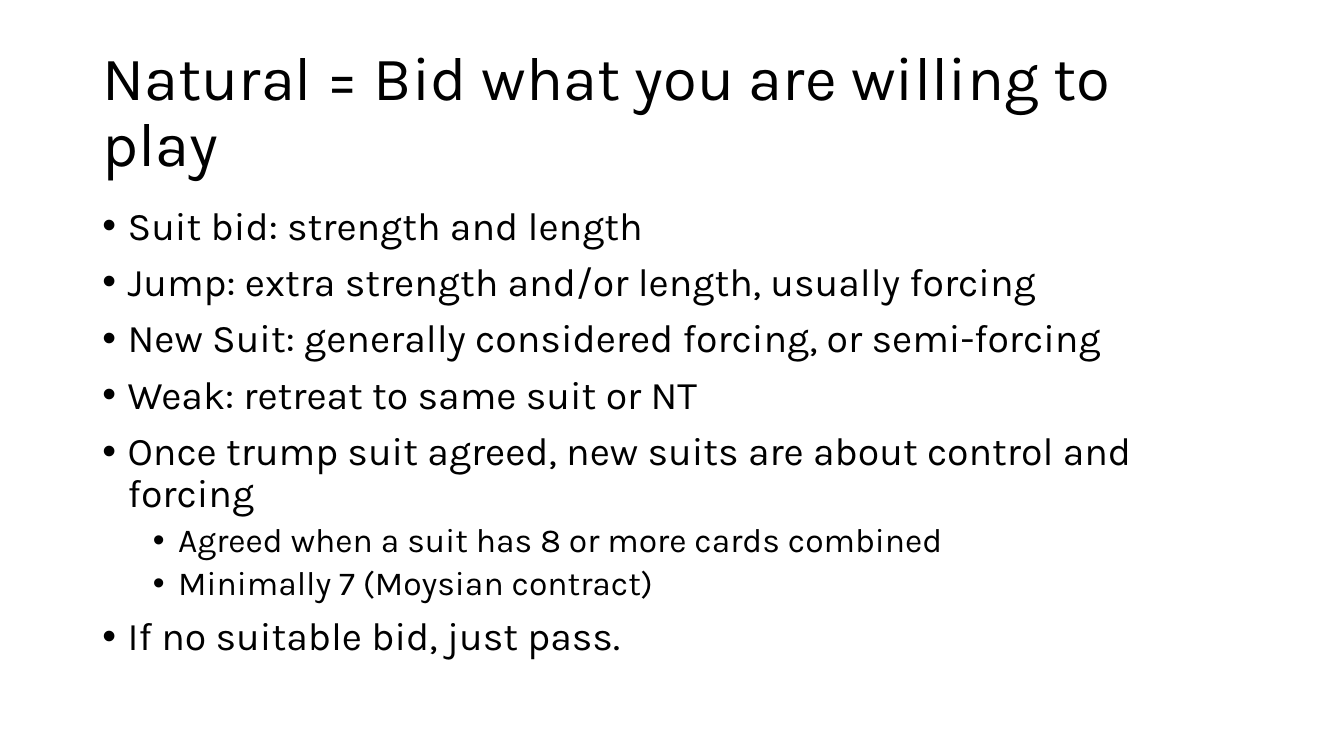
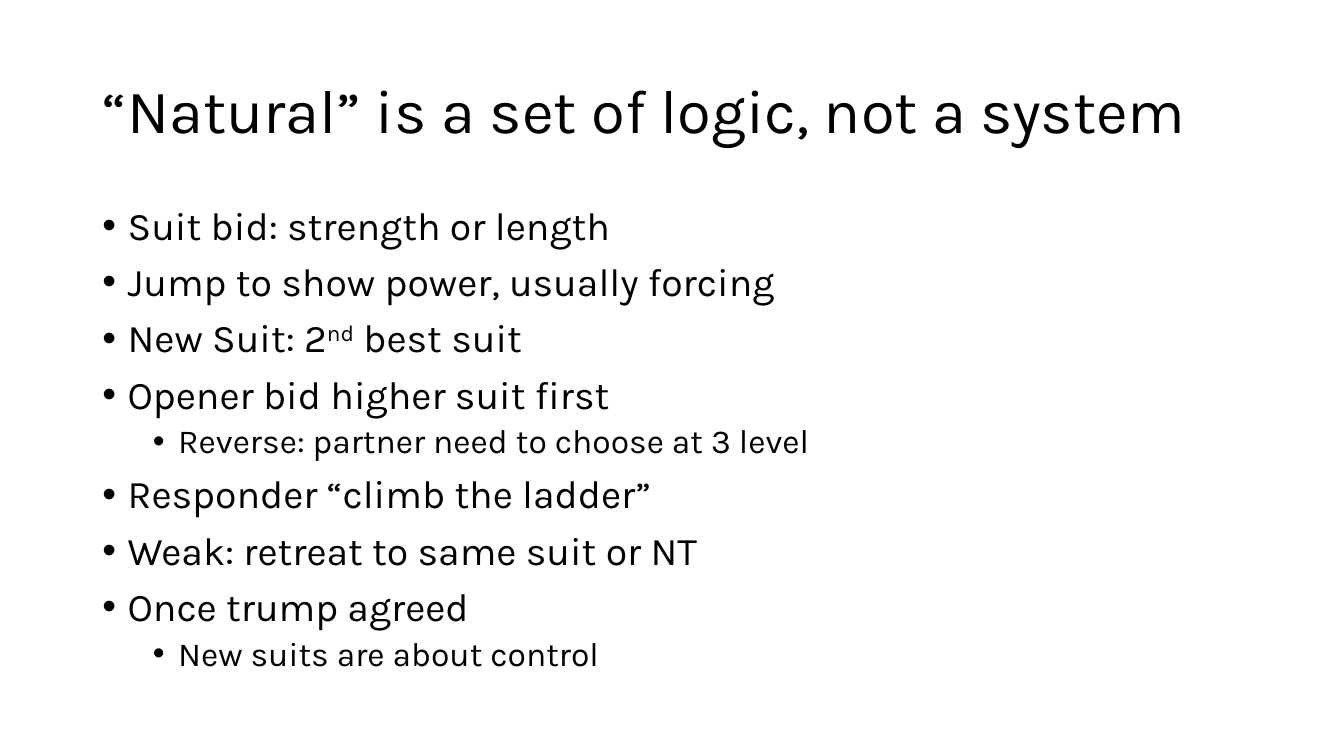
Before and after one commit to sywhub/bridge101, a slide deck: slide 16 of class.pptx (slide 15 before the commit). Drawn at 1344x756 pixels with LibreOffice and Linux fonts; fonts in the diff are those of the drawing; background and template pictures are left out. Boxes give left, top, right and bottom in pixels: in the first picture for what was removed or moved away, otherwise in the second. Text is boxed around its words. In the diff, an @@ line names an element or a change of style, - is before the commit and + after.

```diff
--- a/class.pptx
+++ b/class.pptx
@@ title at [102, 90, 1185, 148]: text changed @@
-Natural = Bid what you are willing to play
+“Natural” is a set of logic, not a system
@@ text at [128, 213, 809, 518]: text changed @@
-• Suit bid: strength and length
-• Jump: extra strength and/or length, usually forcing
-• New Suit: generally considered forcing, or semi-forcing
+• Suit bid: strength or length
+• Jump to show power, usually forcing
+• New Suit: 2nd best suit
+• Opener bid higher suit first
+  • Reverse: partner need to choose at 3 level
+• Responder “climb the ladder”
@@ text at [128, 594, 599, 667]: text changed; size 28 to 24 pt @@
-• Once trump suit agreed, new suits are about control and forcing
-  • Agreed when a suit has 8 or more cards combined
-  • Minimally 7 (Moysian contract)
-• If no suitable bid, just pass.
+• Once trump agreed
+  • New suits are about control
```
Also in this commit, not shown: 11 other slides changed, 3 slides added, 3 slides removed, 3 other files.
